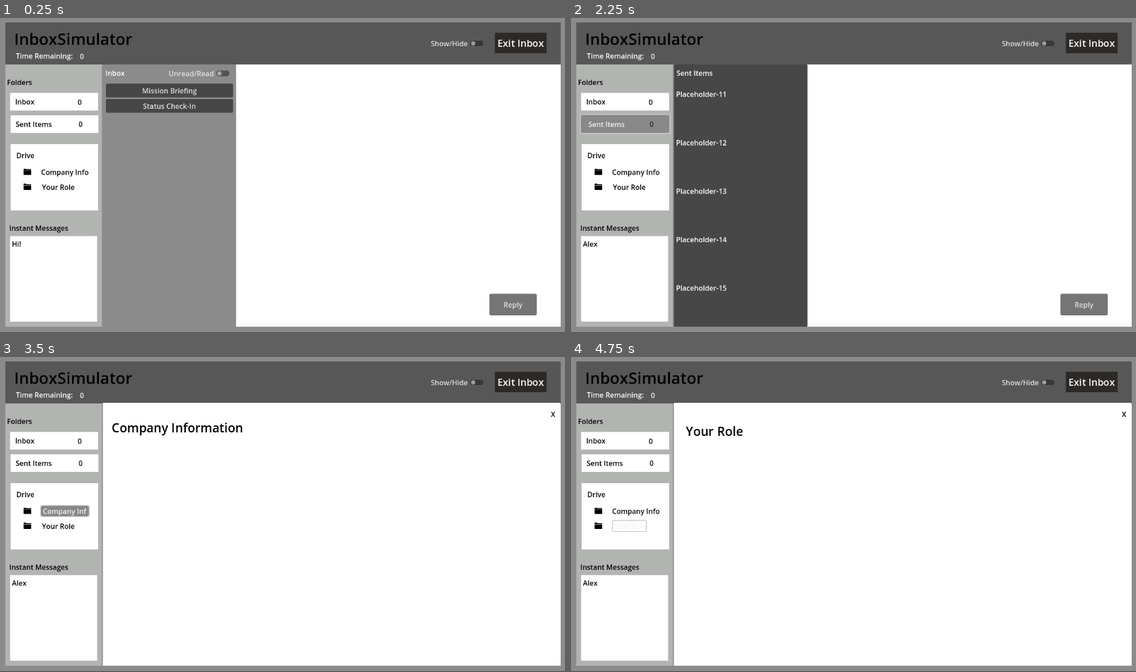
Above: before the commit, frames 1-4 (two rows, left to right).
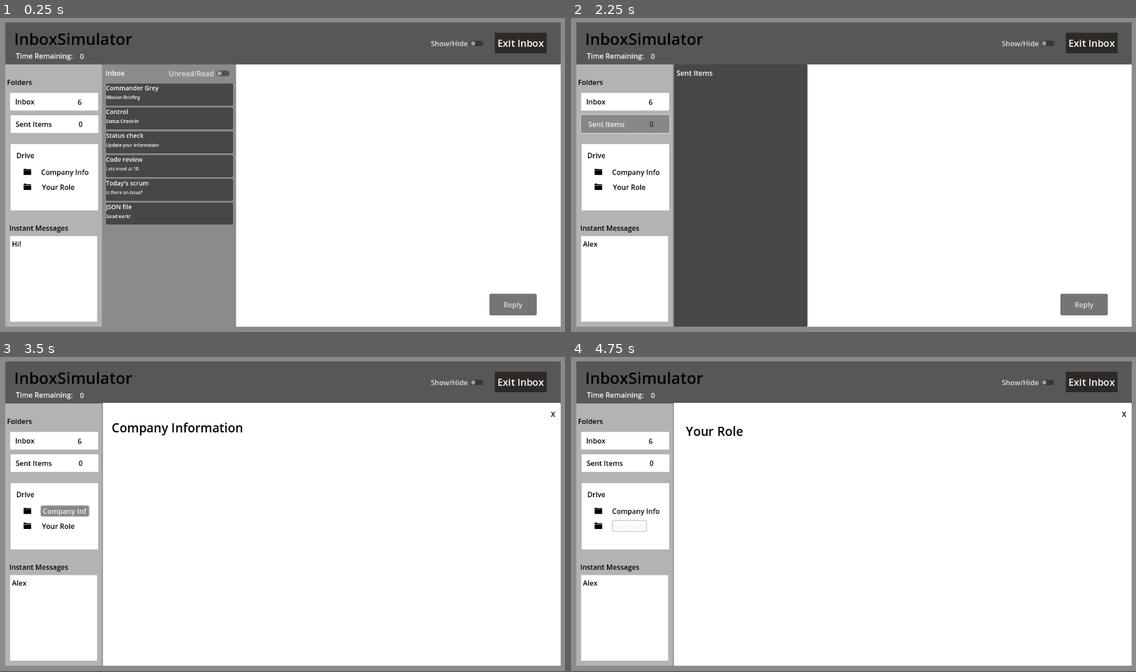
Above: after the commit, the same moments.

Repository: NMurphyGSU/InboxSimulator
Game: Godot game, scene res://inbox.tscn
Same seed, same stepped clock (60 frames per second), same inputs: the game is played once before the commit and once after it. This scene is started directly instead of the project's main scene.
Inputs (mouse positions are in pixels of both pictures, inside the frame that each line leads up to):
- Up to frame 1 (0.25 s): no input
- Up to frame 2 (2.25 s): click (621, 279) at 0.52 s; type "Alex" at 0.6 s; click "Inbox" at 1.25 s; click "Sent Items" at 2 s
- Up to frame 3 (3.5 s): click "Company Info" at 2.75 s
- Up to frame 4 (4.75 s): click "Your Role" at 3.5 s; click "Reply" at 4.25 s

The runs differ from the first frame. In frame 1, 7.9% of the frame differs, in the area x 13-42%, y 21-66%; in frame 2, 0.4%; in frame 3, less than 0.1%; in frame 4, less than 0.1%.

Commit message:
Got the JSON feeding in dummy emails, filtering per read/unread, the counters in inbox and sent items are working, and when you submit an answer the email moves to sent. Next up I will work on getting the answers fed in but I need to get with Michael about the attribute weighing. 3.5 hours for today, 19 hours for the week.

Diff:
--- a/inbox-simulator/InboxScene.gd
+++ b/inbox-simulator/InboxScene.gd
@@ -1,10 +1,9 @@
 extends Node2D
 
-var json_path = "res://emails.json" #still need to create the JSON file for the emails, so placeholder
-
+var json_path = "res://emails.json"
 var emails: Array = []
-
-# Called when the node enters the scene tree for the first time.
+var current_email = null
+
 func _ready():
 	$Read_Messages.visible = false
 	$Unread_Messages.visible = true
@@ -14,135 +13,198 @@
 	$Company_Info.visible = false
 	$Your_Role.visible = false
 
-	#open the file for reading
-	var file = FileAccess.open(json_path, FileAccess.READ) #this will call in the JSON file
-	assert(file.file_exists(json_path), "File path does not exist") #this will probably trigger for now, until placeholder is filled
-
-	#read the content of the json file
+	var file = FileAccess.open(json_path, FileAccess.READ)
+	assert(file.file_exists(json_path), "File path does not exist")
+
 	var json = file.get_as_text()
 	var json_object = JSON.new()
-
-	#parse the JSON file
 	json_object.parse(json)
-
-	#Store the parsed data in the content dictionary
 	emails = json_object.data
-
-	#return emails
 	populate_unread_emails()
-
-	print("Loaded emails:", emails.size())
-	print("Unread VBox children:", $Unread_Messages/Unread_Vbox.get_child_count())
-
-
-	pass # Replace with function body.
-
-# Called every frame. 'delta' is the elapsed time since the previous frame.
+	update_email_counters()
+
+
 func _process(delta: float) -> void:
 	pass
 
 func populate_unread_emails():
 	for email in emails:
 		if email.read == false:
-			var btn = Button.new()
-			btn.text = email.subject
-			btn.connect("pressed", Callable(self, "_on_email_selected").bind(email))
-			$Unread_Messages/Unread_Vbox.add_child(btn)
-
+			var email_container = VBoxContainer.new()
+
+			var sender_label = Label.new()
+			sender_label.text = email.sender
+			sender_label.add_theme_font_size_override("font_size", 14)
+			sender_label.add_theme_constant_override("margin_left", 10)
+			email_container.add_child(sender_label)
+
+			var subject_label = Label.new()
+			subject_label.text = email.subject
+			subject_label.add_theme_font_size_override("font_size", 10)
+			subject_label.add_theme_constant_override("margin_left", 10)
+			email_container.add_child(subject_label)
+
+			var panel = Panel.new()
+			panel.custom_minimum_size = Vector2(0, 50)
+			panel.connect("gui_input", Callable(self, "_on_email_click").bind(email))
+			panel.add_child(email_container)
+			panel.mouse_filter = Control.MOUSE_FILTER_STOP
+
+			$Unread_Messages/Unread_Vbox.add_child(panel)
 
 func _on_email_selected(email_data):
-	var full_text = "[b]From:[/b] %s\n[b]Subject:[/b] %s\n\n%s" % [
+	current_email = email_data
+	var full_text = "[color=black][b]From:[/b] %s\n[b]Subject:[/b] %s\n\n%s[/color]" % [
 		email_data.sender,
 		email_data.subject,
 		email_data.body
 	]
 	$Main_Message/Main_Area.bbcode_text = full_text
 
-	# Only move to Read_Vbox if not already read
 	if not email_data.read:
-		# Create new button in Read_Vbox
-		var read_btn = Button.new()
-		read_btn.text = email_data.subject
-		read_btn.connect("pressed", Callable(self, "_on_email_selected").bind(email_data))
-		$Read_Messages/Read_Vbox.add_child(read_btn)
-
-		# Remove the button from Unread_Vbox
+		var email_container = VBoxContainer.new()
+
+		var sender_margin = MarginContainer.new()
+		sender_margin.add_theme_constant_override("margin_left", 10)
+		var sender_label = Label.new()
+		sender_label.text = email_data.sender
+		sender_label.add_theme_font_size_override("font_size", 14)
+		sender_margin.add_child(sender_label)
+		email_container.add_child(sender_margin)
+
+		var subject_margin = MarginContainer.new()
+		subject_margin.add_theme_constant_override("margin_left", 10)
+		var subject_label = Label.new()
+		subject_label.text = email_data.subject
+		subject_label.add_theme_font_size_override("font_size", 10)
+		subject_margin.add_child(subject_label)
+		email_container.add_child(subject_margin)
+
+		var panel = Panel.new()
+		panel.custom_minimum_size = Vector2(0, 50)
+		panel.connect("gui_input", Callable(self, "_on_email_click").bind(email_data))
+		panel.add_child(email_container)
+		panel.mouse_filter = Control.MOUSE_FILTER_STOP
+
+		$Read_Messages/Read_Vbox.add_child(panel)
+
 		for child in $Unread_Messages/Unread_Vbox.get_children():
-			if child.text == email_data.subject:
-				child.queue_free()
-				break
-
-		# Mark email as read
+			if child.get_child_count() > 0:
+				var container = child.get_child(0)
+				if container is VBoxContainer and container.get_child_count() > 1:
+					var subject_check = container.get_child(1)
+					if subject_check is Label and subject_check.text == email_data.subject:
+						child.queue_free()
+						break
+
 		email_data.read = true
-
-
+		update_email_counters()
+
+func _on_email_click(event: InputEvent, email_data):
+	if event is InputEventMouseButton and event.pressed:
+		_on_email_selected(email_data)
+
+func update_email_counters():
+	var inbox_count = 0
+	var sent_count = 0
+
+	for email in emails:
+		if email.get("answered", false):
+			sent_count += 1
+		else:
+			inbox_count += 1
+
+	$Side_Panel/Inbox_Number.text = str(inbox_count)
+	$Side_Panel/Sent_Items_Number.text = str(sent_count)
+
+
+
+func _on_submit_button_pressed() -> void:
+	$Response.visible = false
+	$Answer.visible = false
+
+	if current_email and not current_email["answered"]:
+
+		current_email.answered = true
+
+
+		var unread_box = $Unread_Messages/Unread_Vbox
+		var read_box = $Read_Messages/Read_Vbox
+
+		for box in [unread_box, read_box]:
+			for child in box.get_children():
+				if child.get_child_count() > 0:
+					var container = child.get_child(0)
+					if container is VBoxContainer and container.get_child_count() > 1:
+						var subject_check = container.get_child(1)
+						if subject_check is MarginContainer and subject_check.get_child_count() > 0:
+							var subject_check_label = subject_check.get_child(0)
+							if subject_check_label is Label and subject_check_label.text == current_email.subject:
+								child.queue_free()
+								break
+
+		var email_container = VBoxContainer.new()
+
+		var sender_margin = MarginContainer.new()
+		sender_margin.add_theme_constant_override("margin_left", 10)
+		var sender_label = Label.new()
+		sender_label.text = current_email.sender
+		sender_label.add_theme_font_size_override("font_size", 14)
+		sender_margin.add_child(sender_label)
+		email_container.add_child(sender_margin)
+
+		var subject_margin = MarginContainer.new()
+		subject_margin.add_theme_constant_override("margin_left", 10)
+		var subject_label = Label.new()
+		subject_label.text = current_email.subject
+		subject_label.add_theme_font_size_override("font_size", 10)
+		subject_margin.add_child(subject_label)
+		email_container.add_child(subject_margin)
+
+		var panel = Panel.new()
+		panel.custom_minimum_size = Vector2(0, 50)
+		panel.add_child(email_container)
+		panel.mouse_filter = Control.MOUSE_FILTER_IGNORE
+
+		$Sent_Items/Sent_Vbox.add_child(panel)
+
+		update_email_counters()
 
 
 func _on_exit_button_pressed() -> void:
 	get_tree().quit()
-	pass # Replace with function body.
-
 
 func _on_read_unread_toggled(toggled_on: bool) -> void:
-	if toggled_on:
-		$Read_Messages.visible = true
-		$Unread_Messages.visible = false
-	else:
-		$Read_Messages.visible = false
-		$Unread_Messages.visible = true
-
-	pass # Replace with function body.
-
+	$Read_Messages.visible = toggled_on
+	$Unread_Messages.visible = not toggled_on
 
 func _on_reply_pressed() -> void:
 	$Response.visible = true
-	pass # Replace with function body.
-
 
 func _on_close_button_pressed() -> void:
 	$Response.visible = false
 	$Answer.visible = false
-	pass # Replace with function body.
-
 
 func _on_sent_items_button_pressed() -> void:
 	$Sent_Items.visible = true
 	$Unread_Messages.visible = false
 	$Read_Messages.visible = false
 	$Read_Unread.visible = false
-	pass # Replace with function body.
-
 
 func _on_inbox_button_pressed() -> void:
 	$Unread_Messages.visible = true
 	$Read_Messages.visible = false
 	$Read_Unread.visible  = true
 	$Sent_Items.visible = false
-	pass # Replace with function body.
-
 
 func _on_company_info_button_pressed() -> void:
 	$Company_Info.visible = true
-	pass # Replace with function body.
-
-
 
 func _on_x_button_pressed() -> void:
 	$Company_Info.visible = false
-	pass # Replace with function body.
-
 
 func _on_x_button_2_pressed() -> void:
 	$Your_Role.visible = false
-	pass # Replace with function body.
-
 
 func _on_your_role_button_pressed() -> void:
 	$Your_Role.visible = true
-	pass # Replace with function body.
-
-
-func _on_submit_button_pressed() -> void: #Put info here for submission of answer into attributes calculation
-	$Response.visible = false
-	#emails.read = true
-	pass # Replace with function body.
--- a/inbox-simulator/emails.json
+++ b/inbox-simulator/emails.json
@@ -3,12 +3,42 @@
     "sender": "Commander Grey",
     "subject": "Mission Briefing",
     "body": "[b]Your mission:[/b] Retrieve the artifact.\nProceed with caution near Sector 12.",
-    "read": false
+    "read": false,
+    "answered": false
   },
   {
     "sender": "Control",
     "subject": "Status Check-In",
     "body": "Please confirm your location and status before 0800 hours.",
-    "read": false
+    "read": false,
+    "answered": false
+  },
+{
+    "sender": "Status check",
+    "subject": "Update your information",
+    "body": "[b]Your mission:[/b] Retrieve the artifact.\nProceed with caution near Sector 12.",
+    "read": false,
+    "answered": false
+  },
+  {
+    "sender": "Code review",
+    "subject": "Lets meet at 10",
+    "body": "Please confirm your location and status before 0800 hours.",
+    "read": false,
+    "answered": false
+  },
+{
+    "sender": "Today's scrum",
+    "subject": "Is there an issue?",
+    "body": "[b]Your mission:[/b] Retrieve the artifact.\nProceed with caution near Sector 12.",
+    "read": false,
+    "answered": false
+  },
+  {
+    "sender": "JSON file",
+    "subject": "Good work!",
+    "body": "Please confirm your location and status before 0800 hours.",
+    "read": false,
+    "answered": false
   }
 ]
--- a/inbox-simulator/inbox.tscn
+++ b/inbox-simulator/inbox.tscn
@@ -19,7 +19,31 @@
 
 [sub_resource type="StyleBoxEmpty" id="StyleBoxEmpty_se45y"]
 
+[sub_resource type="StyleBoxFlat" id="StyleBoxFlat_8upa8"]
+bg_color = Color(1, 1, 1, 1)
+
+[sub_resource type="StyleBoxFlat" id="StyleBoxFlat_vlir1"]
+bg_color = Color(1, 1, 1, 1)
+
+[sub_resource type="StyleBoxFlat" id="StyleBoxFlat_ao1ho"]
+bg_color = Color(1, 1, 1, 1)
+
+[sub_resource type="StyleBoxFlat" id="StyleBoxFlat_8ktyo"]
+bg_color = Color(1, 1, 1, 1)
+
 [sub_resource type="StyleBoxEmpty" id="StyleBoxEmpty_4bcak"]
+
+[sub_resource type="StyleBoxFlat" id="StyleBoxFlat_cx6si"]
+bg_color = Color(1, 1, 1, 1)
+
+[sub_resource type="StyleBoxFlat" id="StyleBoxFlat_fp7y0"]
+bg_color = Color(1, 1, 1, 1)
+
+[sub_resource type="StyleBoxFlat" id="StyleBoxFlat_630gh"]
+bg_color = Color(1, 1, 1, 1)
+
+[sub_resource type="StyleBoxFlat" id="StyleBoxFlat_kt4ys"]
+bg_color = Color(1, 1, 1, 1)
 
 [node name="InboxScene" type="Node2D"]
 script = ExtResource("1_43n8t")
@@ -264,51 +288,6 @@
 offset_right = 536.0
 offset_bottom = 706.0
 
-[node name="Email1" type="RichTextLabel" parent="Unread_Messages"]
-visible = false
-layout_mode = 0
-offset_left = 5.0
-offset_top = 59.0
-offset_right = 299.0
-offset_bottom = 160.0
-text = "Placeholder-1"
-
-[node name="Email2" type="RichTextLabel" parent="Unread_Messages"]
-visible = false
-layout_mode = 0
-offset_left = 5.0
-offset_top = 169.0
-offset_right = 299.0
-offset_bottom = 270.0
-text = "Placeholder-2"
-
-[node name="Email3" type="RichTextLabel" parent="Unread_Messages"]
-visible = false
-layout_mode = 0
-offset_left = 5.0
-offset_top = 279.0
-offset_right = 299.0
-offset_bottom = 380.0
-text = "Placeholder-3"
-
-[node name="Email4" type="RichTextLabel" parent="Unread_Messages"]
-visible = false
-layout_mode = 0
-offset_left = 5.0
-offset_top = 389.0
-offset_right = 299.0
-offset_bottom = 490.0
-text = "Placeholder-4"
-
-[node name="Email5" type="RichTextLabel" parent="Unread_Messages"]
-visible = false
-layout_mode = 0
-offset_left = 5.0
-offset_top = 499.0
-offset_right = 299.0
-offset_bottom = 600.0
-text = "Placeholder-5"
-
 [node name="Unread_Vbox" type="VBoxContainer" parent="Unread_Messages"]
 layout_mode = 0
 offset_left = 7.0
@@ -408,6 +387,7 @@
 offset_bottom = 708.0
 
 [node name="Reply" type="Button" parent="Main_Message"]
+layout_mode = 0
 offset_left = 574.0
 offset_top = 519.0
 offset_right = 681.0
@@ -415,12 +395,13 @@
 text = "Reply"
 
 [node name="Main_Area" type="RichTextLabel" parent="Main_Message"]
+layout_mode = 0
 offset_left = 2.0
 offset_top = 1.0
 offset_right = 728.0
 offset_bottom = 493.0
+theme_override_colors/default_color = Color(0, 0, 0, 1)
 bbcode_enabled = true
-text = "Show messages from DB here"
 
 [node name="Response" type="Panel" parent="."]
 offset_left = 641.0
@@ -428,6 +409,12 @@
 offset_right = 1186.0
 offset_bottom = 584.0
 
+[node name="Background_panel" type="ColorRect" parent="Response"]
+layout_mode = 0
+offset_right = 551.0
+offset_bottom = 379.0
+color = Color(0.341176, 0.341176, 0.341176, 1)
+
 [node name="Question_Placeholder" type="RichTextLabel" parent="Response"]
 layout_mode = 0
 offset_left = 14.0
@@ -442,8 +429,7 @@
 offset_top = 103.0
 offset_right = 491.0
 offset_bottom = 127.0
-theme_override_colors/icon_normal_color = Color(1, 1, 1, 1)
-theme_override_constants/outline_size = 1
+theme_override_styles/normal = SubResource("StyleBoxFlat_8upa8")
 
 [node name="Answer_B" type="CheckBox" parent="Response"]
 layout_mode = 0
@@ -453,6 +439,7 @@
 offset_bottom = 182.0
 theme_override_colors/icon_normal_color = Color(1, 1, 1, 1)
 theme_override_constants/outline_size = 1
+theme_override_styles/normal = SubResource("StyleBoxFlat_vlir1")
 
 [node name="Answer_C" type="CheckBox" parent="Response"]
 layout_mode = 0
@@ -462,6 +449,7 @@
 offset_bottom = 237.0
 theme_override_colors/icon_normal_color = Color(1, 1, 1, 1)
 theme_override_constants/outline_size = 1
+theme_override_styles/normal = SubResource("StyleBoxFlat_ao1ho")
 
 [node name="Answer_D" type="CheckBox" parent="Response"]
 layout_mode = 0
@@ -471,6 +459,7 @@
 offset_bottom = 292.0
 theme_override_colors/icon_normal_color = Color(1, 1, 1, 1)
 theme_override_constants/outline_size = 1
+theme_override_styles/normal = SubResource("StyleBoxFlat_8ktyo")
 
 [node name="Response_1" type="RichTextLabel" parent="Response"]
 layout_mode = 0
@@ -523,11 +512,16 @@
 text = "Submit"
 
 [node name="Answer" type="Panel" parent="."]
-visible = false
 offset_left = 640.0
 offset_top = 244.0
 offset_right = 1185.0
 offset_bottom = 560.0
+
+[node name="ColorRect" type="ColorRect" parent="Answer"]
+layout_mode = 0
+offset_right = 544.0
+offset_bottom = 314.0
+color = Color(0.341176, 0.341176, 0.341176, 1)
 
 [node name="Answer_Title" type="Panel" parent="Answer"]
 layout_mode = 0
@@ -559,6 +553,7 @@
 offset_bottom = 127.0
 theme_override_colors/icon_normal_color = Color(1, 1, 1, 1)
 theme_override_constants/outline_size = 1
+theme_override_styles/normal = SubResource("StyleBoxFlat_cx6si")
 
 [node name="Answer_B-2" type="CheckBox" parent="Answer"]
 layout_mode = 0
@@ -568,6 +563,7 @@
 offset_bottom = 182.0
 theme_override_colors/icon_normal_color = Color(1, 1, 1, 1)
 theme_override_constants/outline_size = 1
+theme_override_styles/normal = SubResource("StyleBoxFlat_fp7y0")
 
 [node name="Answer_C-2" type="CheckBox" parent="Answer"]
 layout_mode = 0
@@ -577,6 +573,7 @@
 offset_bottom = 237.0
 theme_override_colors/icon_normal_color = Color(1, 1, 1, 1)
 theme_override_constants/outline_size = 1
+theme_override_styles/normal = SubResource("StyleBoxFlat_630gh")
 
 [node name="Answer_D-2" type="CheckBox" parent="Answer"]
 layout_mode = 0
@@ -586,6 +583,7 @@
 offset_bottom = 292.0
 theme_override_colors/icon_normal_color = Color(1, 1, 1, 1)
 theme_override_constants/outline_size = 1
+theme_override_styles/normal = SubResource("StyleBoxFlat_kt4ys")
 
 [node name="Response_1" type="RichTextLabel" parent="Answer"]
 layout_mode = 0
@@ -630,51 +628,10 @@
 text = "X"
 
 [node name="Sent_Items" type="Panel" parent="."]
-visible = false
 offset_left = 233.0
 offset_top = 110.0
 offset_right = 536.0
 offset_bottom = 706.0
-
-[node name="Email11" type="RichTextLabel" parent="Sent_Items"]
-layout_mode = 0
-offset_left = 5.0
-offset_top = 56.0
-offset_right = 299.0
-offset_bottom = 157.0
-text = "Placeholder-11"
-
-[node name="Email12" type="RichTextLabel" parent="Sent_Items"]
-layout_mode = 0
-offset_left = 5.0
-offset_top = 166.0
-offset_right = 299.0
-offset_bottom = 267.0
-text = "Placeholder-12"
-
-[node name="Email13" type="RichTextLabel" parent="Sent_Items"]
-layout_mode = 0
-offset_left = 5.0
-offset_top = 276.0
-offset_right = 299.0
-offset_bottom = 377.0
-text = "Placeholder-13"
-
-[node name="Email14" type="RichTextLabel" parent="Sent_Items"]
-layout_mode = 0
-offset_left = 5.0
-offset_top = 386.0
-offset_right = 299.0
-offset_bottom = 487.0
-text = "Placeholder-14"
-
-[node name="Email15" type="RichTextLabel" parent="Sent_Items"]
-layout_mode = 0
-offset_left = 5.0
-offset_top = 496.0
-offset_right = 299.0
-offset_bottom = 597.0
-text = "Placeholder-15"
 
 [node name="Sent_Label" type="Label" parent="Sent_Items"]
 layout_mode = 0
@@ -684,8 +641,14 @@
 offset_bottom = 31.0
 text = "Sent Items"
 
+[node name="Sent_Vbox" type="VBoxContainer" parent="Sent_Items"]
+layout_mode = 0
+offset_left = 7.0
+offset_top = 43.0
+offset_right = 297.0
+offset_bottom = 588.0
+
 [node name="Company_Info" type="ColorRect" parent="."]
-visible = false
 offset_left = 233.0
 offset_top = 109.0
 offset_right = 1269.0
@@ -713,14 +676,13 @@
 
 [node name="Company_Info_Message" type="RichTextLabel" parent="Company_Info"]
 layout_mode = 0
-offset_left = 70.0
-offset_top = 147.0
-offset_right = 974.0
-offset_bottom = 456.0
+offset_left = 77.0
+offset_top = 144.0
+offset_right = 981.0
+offset_bottom = 453.0
 text = "Placeholder"
 
 [node name="Your_Role" type="ColorRect" parent="."]
-visible = false
 offset_left = 240.0
 offset_top = 117.0
 offset_right = 1254.0
@@ -737,6 +699,7 @@
 flat = true
 
 [node name="Your_Role_Heading" type="Label" parent="Your_Role"]
+layout_mode = 0
 offset_left = 20.0
 offset_top = 37.0
 offset_right = 150.0
Not shown: 1 places in inbox-simulator/inbox.tscn that only renumber resources
